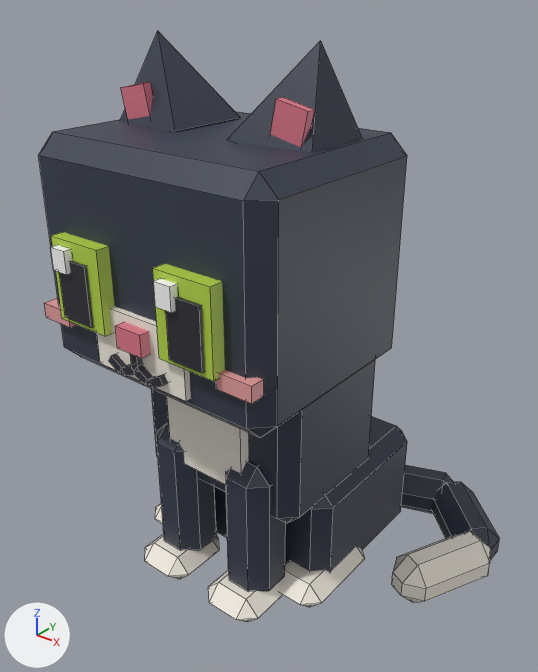
Two versions of the FBX model assets/cat-cafe/exports/CatCafe_Cat_Socks_Sit.fbx, one commit apart.
Before and after are seen from a 50 mm lens placed at (0.0146, -0.0183, 0.02), pointed at (0.0008, -0.0011, 0.0093). Every picture has the same lights, and +X, +Y and +Z are marked at lower left. The first picture is the older version. Mesh edges are drawn as thin lines. Where no turn or scale is listed for an object, it has been applied to the vertices.

In view in the first picture: 'CatCafe_Cat_Socks_Sit_Body', 'CatCafe_Cat_Socks_Sit_EarL', 'CatCafe_Cat_Socks_Sit_EarR', 'CatCafe_Cat_Socks_Sit_Eye1', 'CatCafe_Cat_Socks_Sit_Eye2', 'CatCafe_Cat_Socks_Sit_Head', 'CatCafe_Cat_Socks_Sit_LegF1', 'CatCafe_Cat_Socks_Sit_LegF2', 'CatCafe_Cat_Socks_Sit_Tail'.
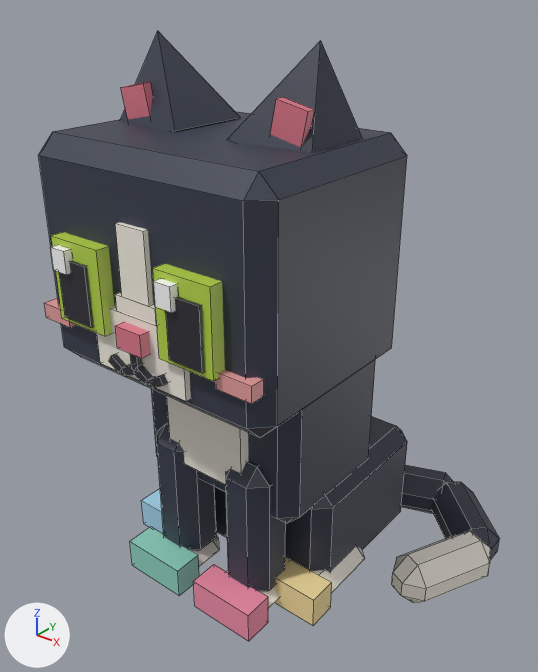
Where the change shows, as pixel boxes (x1, y1, x2, y2) in the pictures (538 x 672 px):
```json
{"object": "CatCafe_Cat_Socks_Sit_Body", "change": "reshaped", "before": [151, 360, 407, 607], "after": [141, 360, 407, 626], "on screen": "8% taller"}
{"object": "CatCafe_Cat_Socks_Sit_LegF1", "change": "reshaped", "before": [208, 461, 286, 622], "after": [193, 461, 286, 642], "on screen": "19% wider, 12% taller"}
{"object": "CatCafe_Cat_Socks_Sit_LegF2", "change": "reshaped", "before": [145, 422, 219, 579], "after": [130, 422, 219, 596], "on screen": "20% wider, 11% taller"}
{"part": 1, "of": "me_catcafe_cat_socks_sit_head", "change": "added", "after": [115, 293, 157, 325]}
{"part": 2, "of": "me_catcafe_cat_socks_sit_head", "change": "added", "after": [115, 222, 153, 306]}
{"part": 3, "of": "me_catcafe_cat_socks_sit_legf1", "change": "added", "after": [193, 565, 268, 642], "on screen": "pink"}
{"part": 4, "of": "me_catcafe_cat_socks_sit_legf2", "change": "added", "after": [130, 527, 199, 596], "on screen": "green"}
{"part": 5, "of": "me_catcafe_cat_socks_sit_body", "change": "added", "after": [273, 557, 332, 626], "on screen": "beige"}
{"part": 6, "of": "me_catcafe_cat_socks_sit_body", "change": "added", "after": [141, 489, 164, 534], "on screen": "blue"}
```

Scene script edits in JSON lines:
```json
{"block": "me_catcafe_cat_socks_sit_legf2", "where": "# used by ob_catcafe_cat_socks_sit_legf2; location = (-0.00162, -0.00285, 0.00589)"}
{"op": "remove", "block": "me_catcafe_cat_socks_sit_legf2", "code": "me_catcafe_cat_socks_sit_legf2.from_pydata(...)  # 40 vertices, 44 faces; spans x -0.00114..0.00114, y -0.0018..0.00095, z -0.00589..0.0"}
{"op": "add", "block": "me_catcafe_cat_socks_sit_legf2", "code": "me_catcafe_cat_socks_sit_legf2.from_pydata(...)  # 48 vertices, 50 faces; spans x -0.00124..0.00123, y -0.0019..0.00095, z -0.00589..0.0"}
{"block": "me_catcafe_cat_socks_sit_legf2", "change": "me_catcafe_cat_socks_sit_legf2 part 4: a new loose piece, a box spanning x -0.00124..0.00123, y -0.0019..-0.00085, z -0.00585..-0.00469, in mat_catcafe_palette"}
{"block": "me_catcafe_cat_socks_sit_head", "where": "# used by ob_catcafe_cat_socks_sit_head; location = (0.0, -0.00095, 0.00969)"}
{"op": "remove", "block": "me_catcafe_cat_socks_sit_head", "code": "me_catcafe_cat_socks_sit_head.from_pydata(...)  # 96 vertices, 80 faces; spans x -0.00437..0.00437, y -0.00537..0.00219, z -0.00095..0.00627"}
{"op": "add", "block": "me_catcafe_cat_socks_sit_head", "code": "me_catcafe_cat_socks_sit_head.from_pydata(...)  # 112 vertices, 92 faces; spans x -0.00437..0.00437, y -0.00537..0.00219, z -0.00095..0.00627"}
{"block": "me_catcafe_cat_socks_sit_head", "change": "me_catcafe_cat_socks_sit_head part 1: a new loose piece, a box spanning x -0.0008..0.0008, y -0.00502..-0.00445, z 0.00178..0.00228, in mat_catcafe_palette"}
{"block": "me_catcafe_cat_socks_sit_head", "change": "me_catcafe_cat_socks_sit_head part 2: a new loose piece, a box spanning x -0.00055..0.00055, y -0.005..-0.00443, z 0.00228..0.00437, in mat_catcafe_palette"}
{"block": "me_catcafe_cat_socks_sit_body", "where": "# used by ob_catcafe_cat_socks_sit_body; location = (0.0, 0.0, 0.0)"}
{"op": "remove", "block": "me_catcafe_cat_socks_sit_body", "code": "me_catcafe_cat_socks_sit_body.from_pydata(...)  # 88 vertices, 94 faces; spans x -0.00409..0.00409, y -0.00356..0.00427, z 0.0..0.01045"}
{"op": "add", "block": "me_catcafe_cat_socks_sit_body", "code": "me_catcafe_cat_socks_sit_body.from_pydata(...)  # 104 vertices, 106 faces; spans x -0.00418..0.00418, y -0.00356..0.00427, z 0.0..0.01045"}
{"block": "me_catcafe_cat_socks_sit_body", "change": "me_catcafe_cat_socks_sit_body part 5: a new loose piece, a box spanning x 0.00171..0.00418, y -0.00294..-0.0019, z 0.00013..0.00129, in mat_catcafe_palette"}
{"block": "me_catcafe_cat_socks_sit_body", "change": "me_catcafe_cat_socks_sit_body part 6: a new loose piece, a box spanning x -0.00418..-0.00171, y -0.00294..-0.0019, z 0.00013..0.00129, in mat_catcafe_palette"}
{"block": "me_catcafe_cat_socks_sit_legf1", "where": "# used by ob_catcafe_cat_socks_sit_legf1; location = (0.00162, -0.00285, 0.00589)"}
{"op": "remove", "block": "me_catcafe_cat_socks_sit_legf1", "code": "me_catcafe_cat_socks_sit_legf1.from_pydata(...)  # 40 vertices, 44 faces; spans x -0.00114..0.00114, y -0.0018..0.00095, z -0.00589..0.0"}
{"op": "add", "block": "me_catcafe_cat_socks_sit_legf1", "code": "me_catcafe_cat_socks_sit_legf1.from_pydata(...)  # 48 vertices, 50 faces; spans x -0.00124..0.00123, y -0.0019..0.00095, z -0.00589..0.0"}
{"block": "me_catcafe_cat_socks_sit_legf1", "change": "me_catcafe_cat_socks_sit_legf1 part 3: a new loose piece, a box spanning x -0.00124..0.00123, y -0.0019..-0.00085, z -0.00585..-0.00469, in mat_catcafe_palette"}
```
